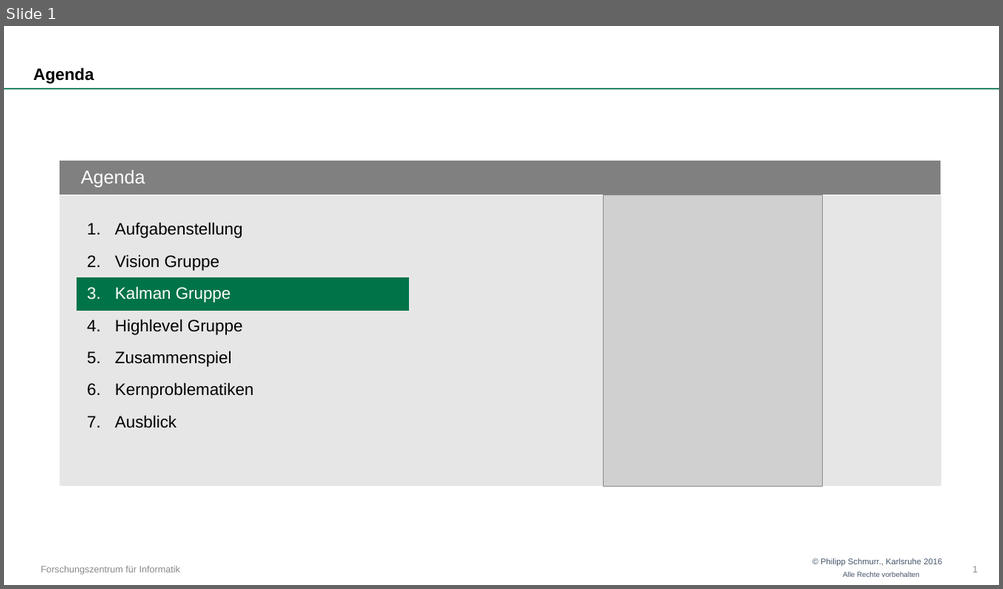
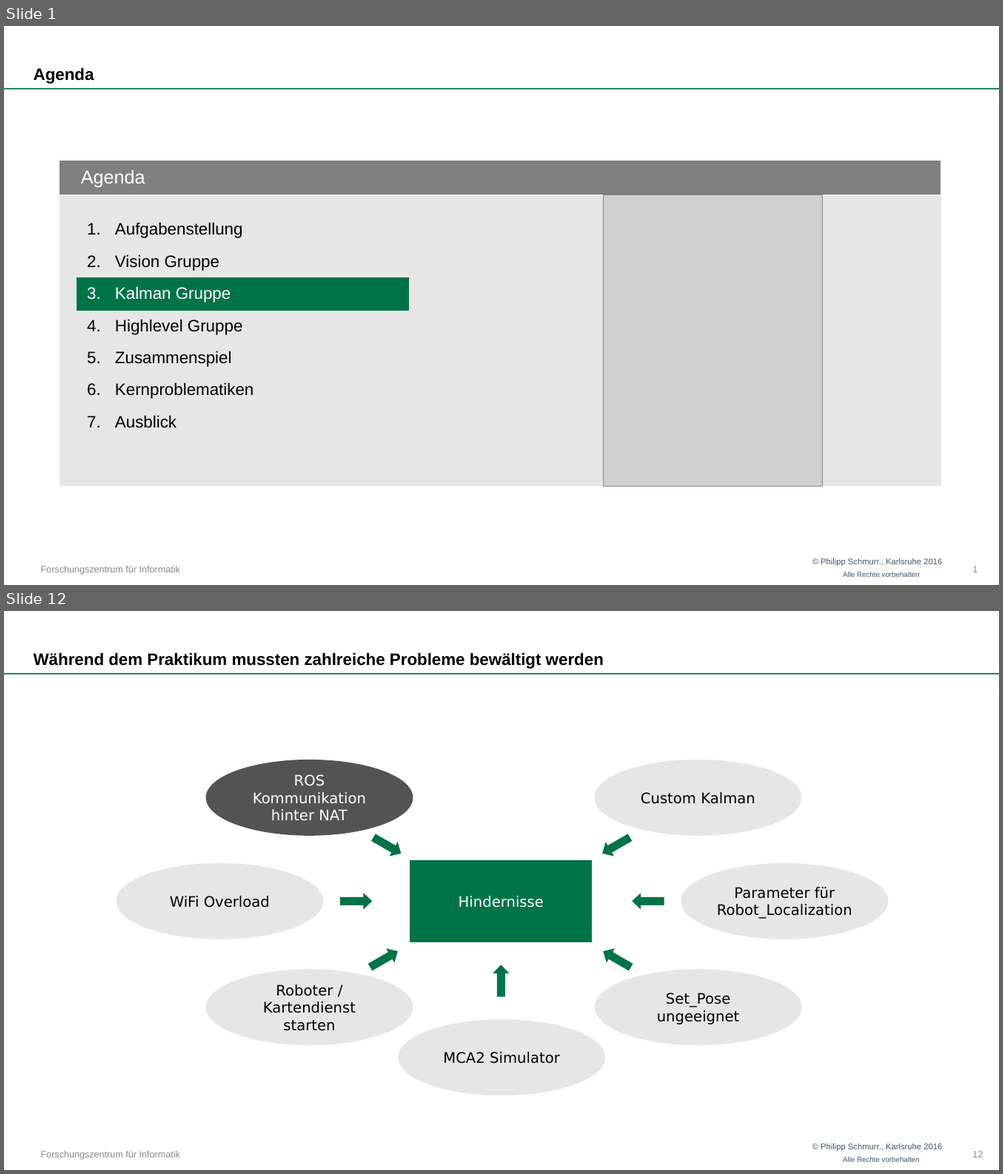
Before and after one commit to OtonoKakuei/robprak1516-documentation, a slide deck: robprak1516-presentation-kalman.pptx. Shown one above the other, each under a label of ours: slide 1 before the commit, slides 1 and 12 after it; the slides between them are not shown. The pictures are 1003x589 and 1003x1174 pixels, drawn with LibreOffice and Linux fonts; fonts in the diff are those of the drawing; grey boxes stand for pictures; background and template pictures are left out. Boxes give left, top, right and bottom in pixels: in the first picture for what was removed or moved away, otherwise in the second. Text is boxed around its words. In the diff, an @@ line names an element or a change of style, - is before the commit and + after.

Commit message:
Updated general and kalman presentation

```diff
--- a/robprak1516-presentation-kalman.pptx
+++ b/robprak1516-presentation-kalman.pptx
@@ slide 12 added at [4,611,999,1170], background #FFFFFF; not listed: 4 template elements that a slide beside it also shows @@
@@ title added at [34,652,603,669], 16 pt, text #000000, bold @@
+Während dem Praktikum mussten zahlreiche Probleme bewältigt werden
@@ ellipse added at [207,760,413,834], fill #525252, outline #525252 1.5 pt, 14 pt, text #FFFFFF @@
+ROS Kommunikation hinter NAT
@@ ellipse added at [595,760,801,834], fill #E7E6E6, outline #E7E6E6 1.5 pt, 14 pt, text #000000 @@
+Custom Kalman
@@ right arrow added at [370,832,405,860], fill #007348, outline #007348 0.75 pt @@
@@ right arrow added at [598,832,633,860], fill #007348, outline #007348 0.75 pt @@
@@ ellipse added at [116,864,323,939], fill #E7E6E6, outline #E7E6E6 1.5 pt, 14 pt, text #000000 @@
+WiFi Overload
@@ rectangle added at [410,861,591,942], fill #007348, outline #007348 1.5 pt, 14 pt, text #FFFFFF @@
+Hindernisse
@@ ellipse added at [681,864,888,939], fill #E7E6E6, outline #E7E6E6 1.5 pt, 14 pt, text #000000 @@
+Parameter für Robot_Localization
@@ right arrow added at [341,894,372,908], fill #007348, outline #007348 0.75 pt @@
@@ right arrow added at [632,894,663,908], fill #007348, outline #007348 0.75 pt @@
@@ right arrow added at [367,945,401,974], fill #007348, outline #007348 0.75 pt @@
@@ right arrow added at [493,965,509,997], fill #007348, outline #007348 0.75 pt @@
@@ right arrow added at [600,945,634,974], fill #007348, outline #007348 0.75 pt @@
@@ ellipse added at [207,971,413,1045], fill #E7E6E6, outline #E7E6E6 1.5 pt, 14 pt, text #000000 @@
+Roboter / Kartendienst starten
@@ ellipse added at [596,971,802,1045], fill #E7E6E6, outline #E7E6E6 1.5 pt, 14 pt, text #000000 @@
+Set_Pose ungeeignet
@@ ellipse added at [398,1021,605,1095], fill #E7E6E6, outline #E7E6E6 1.5 pt, 14 pt, text #000000 @@
+MCA2 Simulator
@@ page number added at [972,1151,982,1158], 9 pt, text #868889 @@
+12
```
Also in this commit, not shown: 5 slides changed, 6 other slides added, 1 other file.
